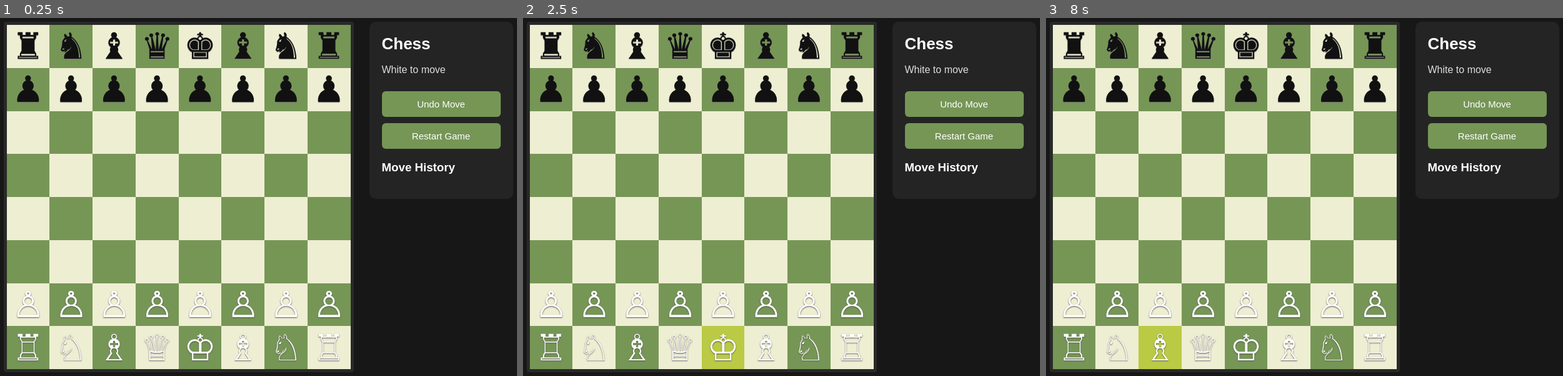
Above: before the commit, frames 1-3 (left to right).
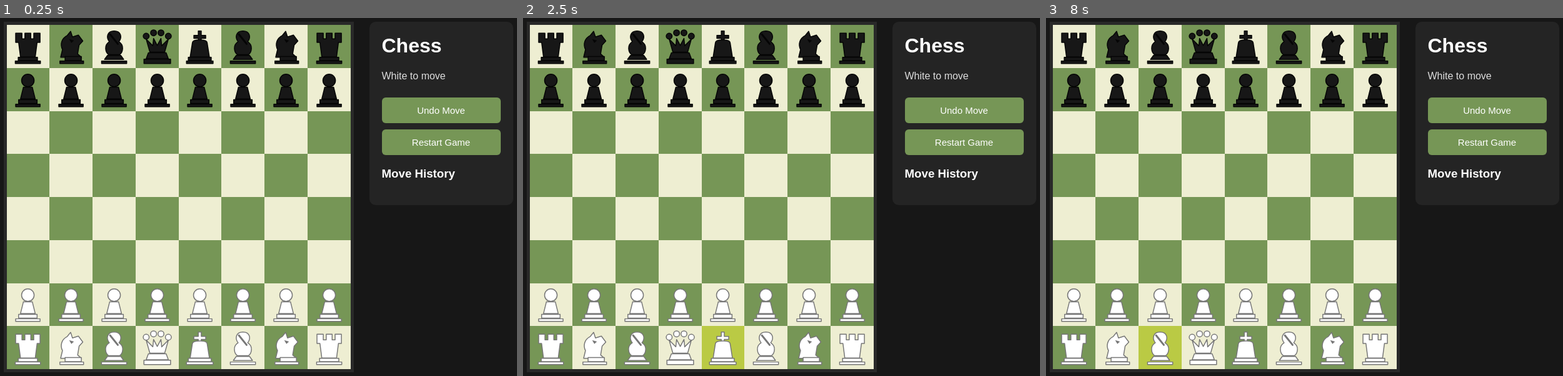
Above: after the commit, the same moments.

Repository: 290045/290045-s-Chess
Game: browser game, page index.html
The game is run twice, just before and just after one commit, with the same random seed, the same clock (stepped at 60 frames per second) and the same inputs.
Inputs (mouse positions are in pixels of both pictures, inside the frame that each line leads up to):
- Up to frame 1 (0.25 s): no input
- Up to frame 2 (2.5 s): click "Restart Game" at 0.27 s; click (724, 132) at 1.27 s; click (678, 46) at 1.87 s; click (724, 347) at 2.47 s
- Up to frame 3 (8 s): click (1376, 132) at 3.07 s; click (1159, 218) at 3.67 s; click (1118, 46) at 4.27 s; click (1071, 218) at 4.87 s; click (1376, 46) at 5.47 s; click (1330, 218) at 6.07 s; click (1159, 46) at 6.67 s; click (1071, 46) at 7.27 s; click (1159, 347) at 7.87 s

The runs differ from the first frame. In frame 1, 9.8% of the frame differs, in the area x 2-97%, y 3-98%; in frame 2, 9.8%; in frame 3, 9.8%.

Commit message:
fixed hollow white pieces

Diff:
--- a/index.html
+++ b/index.html
@@ -5,13 +5,10 @@
 <meta charset="UTF-8">
 <meta name="viewport" content="width=device-width, initial-scale=1.0">
 <title>Chess</title>
-
 <script src="https://cdnjs.cloudflare.com/ajax/libs/chess.js/0.10.3/chess.min.js"></script>
 
 <style>
-* {
-  box-sizing: border-box;
-}
+* { box-sizing: border-box; }
 
 body {
   margin: 0;
@@ -36,13 +33,12 @@
 }
 
 #board {
-  width: min( min(80vw, 560px), 560px);
-  aspect-ratio: 1 / 1;
+  width: min(80vw, 560px);
+  aspect-ratio: 1;
   display: grid;
   grid-template-columns: repeat(8, 1fr);
   grid-template-rows: repeat(8, 1fr);
   border: 5px solid #292929;
-  border-radius: 4px;
   overflow: hidden;
 }
 
@@ -51,21 +47,26 @@
   justify-content: center;
   align-items: center;
   position: relative;
-  aspect-ratio: 1 / 1;
   cursor: pointer;
   user-select: none;
 }
 
-.light {
-  background: #eeeed2;
-}
-
-.dark {
-  background: #769656;
-}
-
-.square.selected {
-  background: #baca44;
+.light { background: #eeeed2; }
+.dark { background: #769656; }
+.square.selected { background: #baca44; }
+
+.piece {
+  width: 86%;
+  height: 86%;
+  position: relative;
+  z-index: 1;
+  pointer-events: none;
+}
+
+.piece svg {
+  width: 100%;
+  height: 100%;
+  display: block;
 }
 
 .square.legal::after {
@@ -74,34 +75,15 @@
   width: 25%;
   height: 25%;
   border-radius: 50%;
-  background: rgba(0, 0, 0, 0.22);
+  background: rgba(0,0,0,.22);
 }
 
 .square.capture::after {
   content: "";
   position: absolute;
   inset: 5%;
-  border: 5px solid rgba(0, 0, 0, 0.22);
+  border: 5px solid rgba(0,0,0,.22);
   border-radius: 50%;
-}
-
-.piece {
-  position: relative;
-  z-index: 1;
-  font-family: "DejaVu Sans", "Segoe UI Symbol", sans-serif;
-  font-size: clamp(30px, 7vw, 58px);
-  line-height: 1;
-  font-weight: normal;
-}
-
-.piece.white {
-  color: #fff;
-  text-shadow: 0 1px 2px #555;
-}
-
-.piece.black {
-  color: #111;
-  text-shadow: 0 1px 1px #777;
 }
 
 .panel {
@@ -111,10 +93,7 @@
   border-radius: 10px;
 }
 
-h1 {
-  margin-top: 0;
-  font-size: 26px;
-}
+h1 { margin-top: 0; }
 
 button {
   width: 100%;
@@ -128,9 +107,7 @@
   cursor: pointer;
 }
 
-button:hover {
-  background: #668545;
-}
+button:hover { background: #668545; }
 
 #status {
   margin: 15px 0;
@@ -150,7 +127,6 @@
     flex-direction: column;
     align-items: center;
   }
-
   .panel {
     width: min(100%, 560px);
   }
@@ -159,17 +135,14 @@
 </head>
 
 <body>
-
 <div class="container">
   <div id="board"></div>
 
   <div class="panel">
     <h1>Chess</h1>
     <div id="status">White to move</div>
-
     <button onclick="undo()">Undo Move</button>
     <button onclick="restart()">Restart Game</button>
-
     <h3>Move History</h3>
     <div id="history"></div>
   </div>
@@ -181,12 +154,61 @@
 let selectedSquare = null;
 let legalMoves = [];
 
-const pieces = {
-  wk: "♔", wq: "♕", wr: "♖",
-  wb: "♗", wn: "♘", wp: "♙",
-  bk: "♚", bq: "♛", br: "♜",
-  bb: "♝", bn: "♞", bp: "♟"
-};
+function pieceSVG(piece) {
+  const white = piece.color === "w";
+  const fill = white ? "#ffffff" : "#171717";
+  const stroke = white ? "#777777" : "#050505";
+
+  const shapes = {
+    k: `
+      <path d="M46 8 H54 V20 H66 V28 H54 V36 H46 V28 H34 V20 H46 Z"/>
+      <path d="M30 40 Q30 32 50 32 Q70 32 70 40 L76 78 H24 Z"/>
+      <path d="M19 79 H81 V88 H19 Z"/>
+      <path d="M14 89 H86 V96 H14 Z"/>
+    `,
+    q: `
+      <circle cx="20" cy="22" r="8"/>
+      <circle cx="40" cy="13" r="8"/>
+      <circle cx="60" cy="13" r="8"/>
+      <circle cx="80" cy="22" r="8"/>
+      <path d="M20 30 L30 65 H70 L80 30 L62 48 L60 28 L50 47 L40 28 L38 48 Z"/>
+      <path d="M26 67 H74 L80 83 H20 Z"/>
+      <path d="M14 84 H86 V96 H14 Z"/>
+    `,
+    r: `
+      <path d="M17 14 H34 V29 H42 V14 H58 V29 H66 V14 H83 V39 H75 L70 78 H30 L25 39 H17 Z"/>
+      <path d="M24 79 H76 V88 H24 Z"/>
+      <path d="M16 89 H84 V96 H16 Z"/>
+    `,
+    b: `
+      <path d="M50 8 C32 8 27 24 37 37 C22 46 26 65 35 72 H65 C74 65 78 46 63 37 C73 24 68 8 50 8 Z"/>
+      <path d="M39 17 L60 43" fill="none" stroke="${stroke}" stroke-width="5"/>
+      <path d="M32 74 H68 L76 85 H24 Z"/>
+      <path d="M16 89 H84 V96 H16 Z"/>
+    `,
+    n: `
+      <path d="M22 79 L27 58 C20 45 24 28 40 20 L49 9 L54 24 L70 19 L82 35 L72 46 L68 70 L78 79 Z"/>
+      <path d="M45 30 L58 34 L51 40 Z" fill="${stroke}" stroke="none"/>
+      <path d="M34 77 H78 V88 H34 Z"/>
+      <path d="M20 89 H84 V96 H20 Z"/>
+    `,
+    p: `
+      <circle cx="50" cy="25" r="17"/>
+      <path d="M38 43 H62 L70 75 H30 Z"/>
+      <path d="M25 77 H75 V87 H25 Z"/>
+      <path d="M17 89 H83 V96 H17 Z"/>
+    `
+  };
+
+  return `
+    <svg viewBox="0 0 100 100" xmlns="http://www.w3.org/2000/svg">
+      <g fill="${fill}" stroke="${stroke}" stroke-width="2.5"
+         stroke-linejoin="round" stroke-linecap="round">
+        ${shapes[piece.type]}
+      </g>
+    </svg>
+  `;
+}
 
 function render() {
   const boardElement = document.getElementById("board");
@@ -194,14 +216,14 @@
 
   const board = game.board();
 
-  // Rank 8 is at the top; rank 1 (White's side) is at the bottom.
+  // White's pieces stay at the bottom.
   for (let r = 0; r < 8; r++) {
     for (let c = 0; c < 8; c++) {
-      const square = document.createElement("div");
       const file = "abcdefgh"[c];
       const rank = 8 - r;
       const squareName = file + rank;
 
+      const square = document.createElement("div");
       square.className = "square " +
         ((r + c) % 2 === 0 ? "light" : "dark");
 
@@ -219,12 +241,10 @@
       const piece = board[r][c];
 
       if (piece) {
-        const span = document.createElement("span");
-        span.className = "piece " +
-          (piece.color === "w" ? "white" : "black");
-
-        span.textContent = pieces[piece.color + piece.type];
-        square.appendChild(span);
+        const holder = document.createElement("div");
+        holder.className = "piece";
+        holder.innerHTML = pieceSVG(piece);
+        square.appendChild(holder);
       }
 
       square.addEventListener("click", () => clickSquare(squareName));
@@ -313,6 +333,5 @@
 
 render();
 </script>
-
 </body>
 </html>
